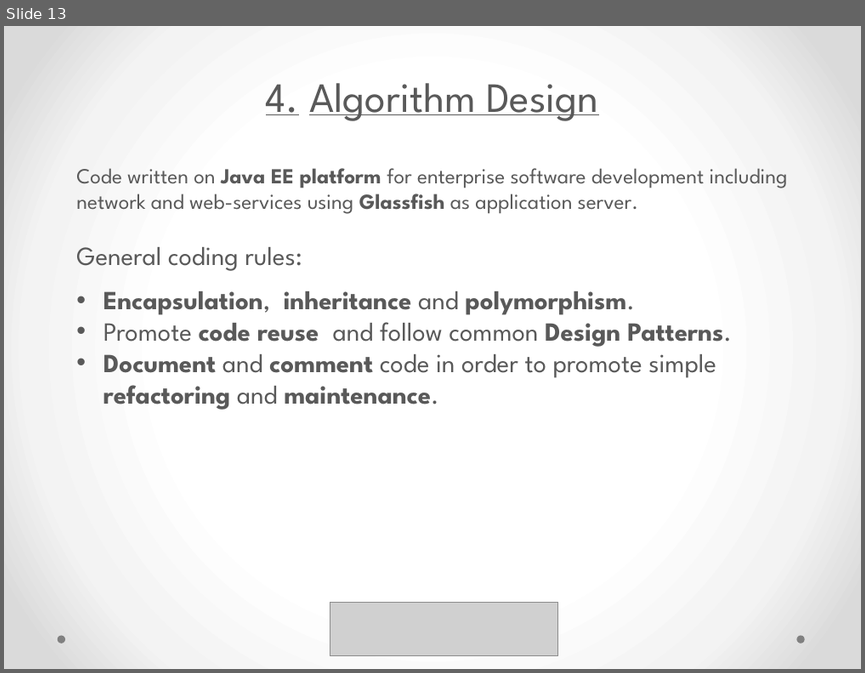
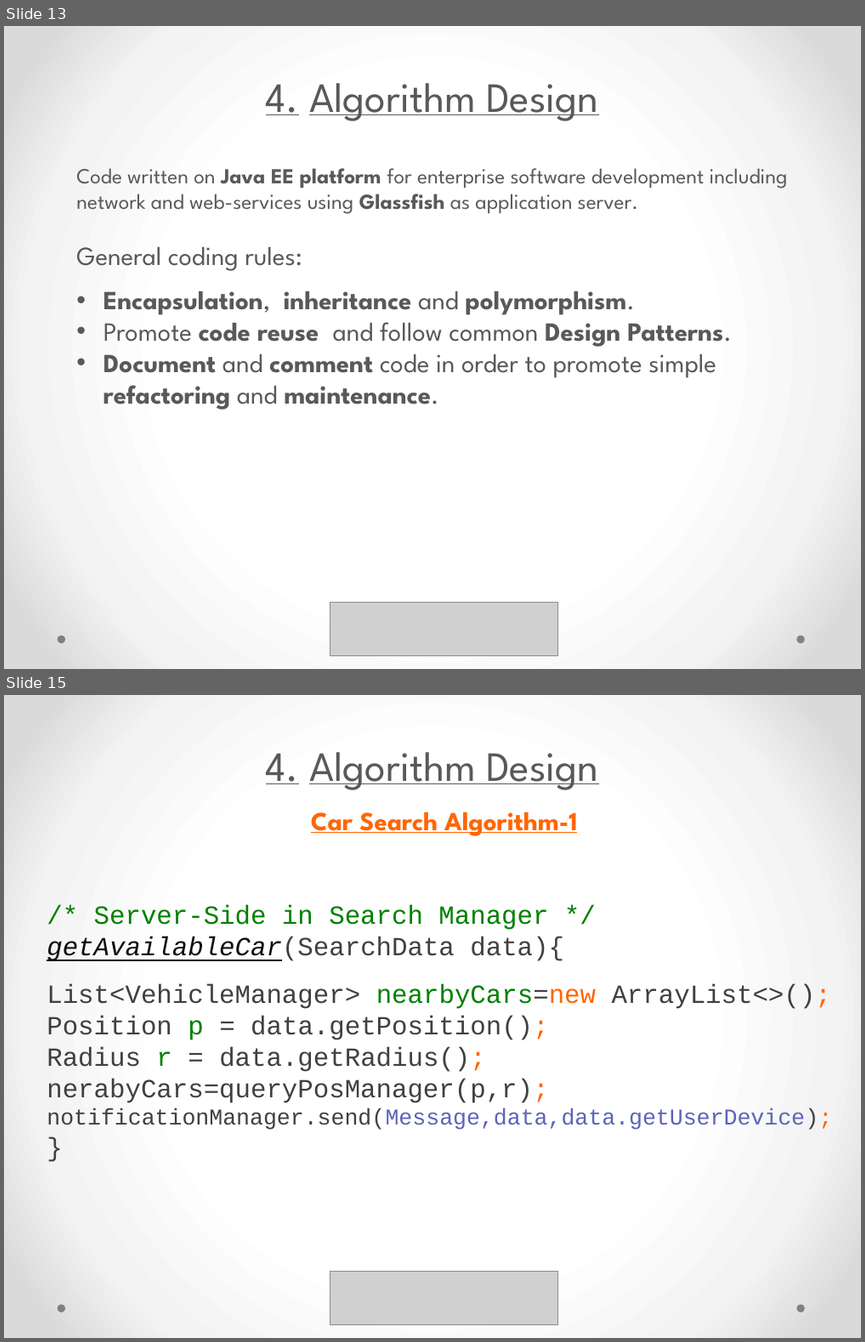
Before and after one commit to yangi92/SE2_PowerEnJoy, a slide deck: PP/PresentationDD.pptx. Shown one above the other, each under a label of ours: slide 13 before the commit, slides 13 and 15 after it; the slides between them are not shown. The pictures are 865x673 and 865x1342 pixels, drawn with LibreOffice and Linux fonts; fonts in the diff are those of the drawing; grey boxes stand for pictures. Boxes give left, top, right and bottom in pixels: in the first picture for what was removed or moved away, otherwise in the second. Text is boxed around its words. In the diff, an @@ line names an element or a change of style, - is before the commit and + after.

```diff
--- a/PP/PresentationDD.pptx
+++ b/PP/PresentationDD.pptx
@@ slide 15 added at (4, 695, 861, 1338), background gradient #FFFFFF to #F4F4F4 to #DADADA; not listed: 2 template elements that a slide beside it also shows @@
@@ title added at (266, 752, 598, 790), 35 pt, text #595959, underline @@
+4. Algorithm Design
@@ text added at (46, 811, 832, 1129), 22 pt, text #404040 @@
+Car Search Algorithm-1
+/* Server-Side in Search Manager */
+getAvailableCar(SearchData data){
+List<VehicleManager> nearbyCars=new ArrayList<>();
+Position p = data.getPosition();
+Radius r = data.getRadius();
+nerabyCars=queryPosManager(p,r);
+notificationManager.send(Message,data,data.getUserDevice);
+}
@@ picture added at (330, 1270, 557, 1325) @@
```
Also in this commit, not shown: 1 slide changed, 3 other slides added.
